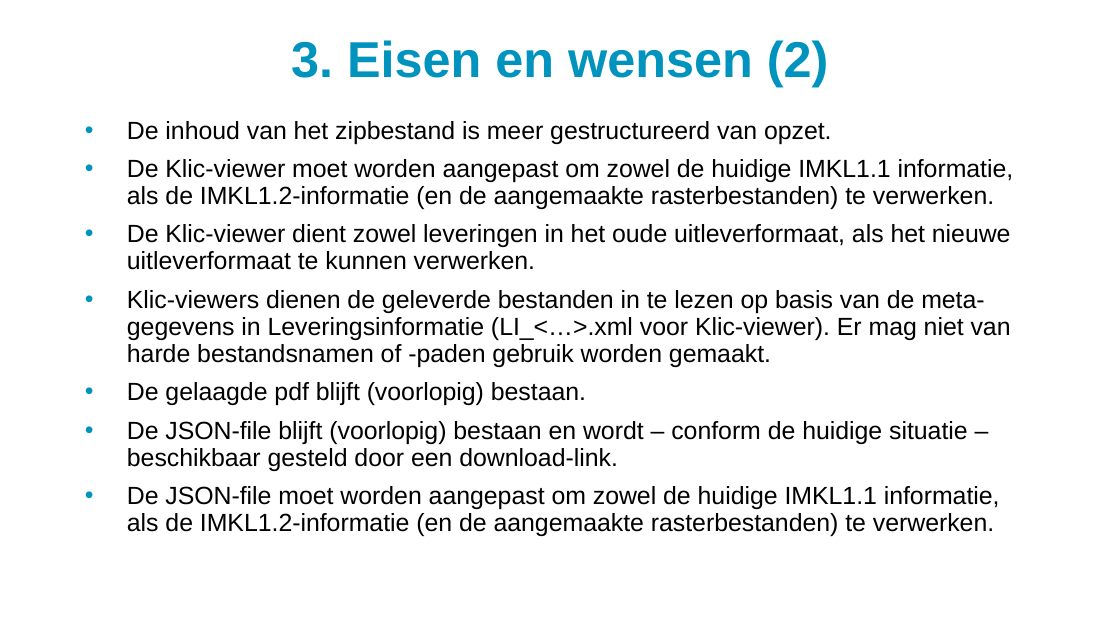
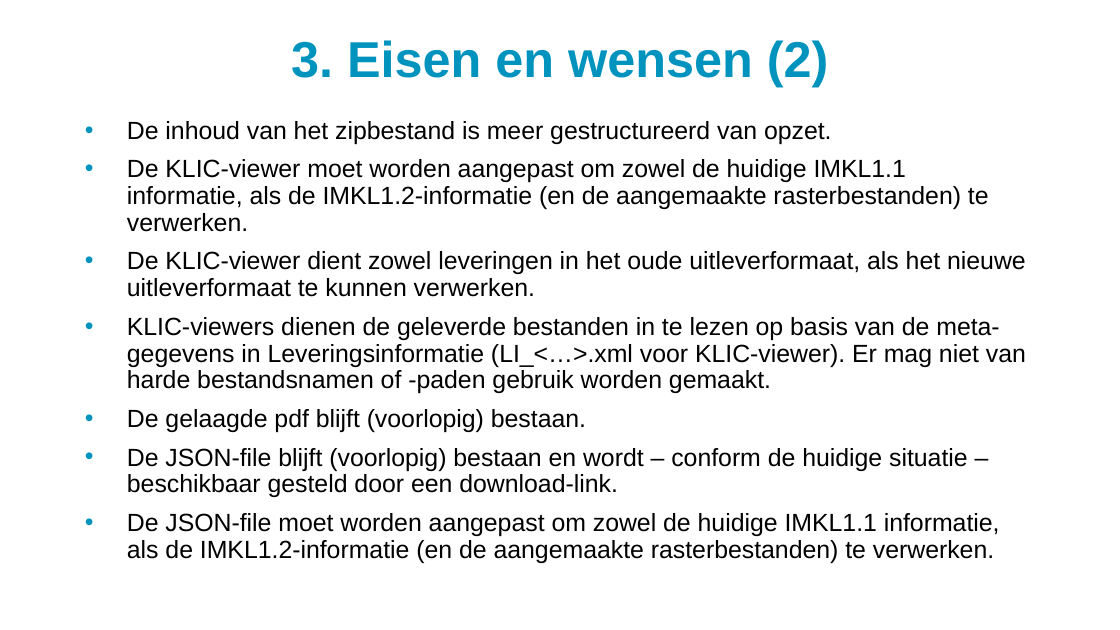
Before and after one commit to kadaster/klic-win, a slide deck: slide 9 of Uitleveren/WIBON levering - overgangsperiode.ppsx. Drawn at 1120x630 pixels with LibreOffice and Linux fonts; fonts in the diff are those of the drawing; background and template pictures are left out. Boxes give left, top, right and bottom in pixels: in the first picture for what was removed or moved away, otherwise in the second. Text is boxed around its words. In the diff, an @@ line names an element or a change of style, - is before the commit and + after.

```diff
--- a/Uitleveren/WIBON levering - overgangsperiode.ppsx
+++ b/Uitleveren/WIBON levering - overgangsperiode.ppsx
@@ text at (x1=127, y1=159, x2=1026, y2=393): text changed @@
-• De Klic-viewer moet worden aangepast om zowel de huidige IMKL1.1 informatie, als de IMKL1.2-informatie (en de aangemaakte rasterbestanden) te verwerken.
-• De Klic-viewer dient zowel leveringen in het oude uitleverformaat, als het nieuwe uitleverformaat te kunnen verwerken.
-• Klic-viewers dienen de geleverde bestanden in te lezen op basis van de meta-gegevens in Leveringsinformatie (LI_<…>.xml voor Klic-viewer). Er mag niet van harde bestandsnamen of -paden gebruik worden gemaakt.
+• De KLIC-viewer moet worden aangepast om zowel de huidige IMKL1.1 informatie, als de IMKL1.2-informatie (en de aangemaakte rasterbestanden) te verwerken.
+• De KLIC-viewer dient zowel leveringen in het oude uitleverformaat, als het nieuwe uitleverformaat te kunnen verwerken.
+• KLIC-viewers dienen de geleverde bestanden in te lezen op basis van de meta-gegevens in Leveringsinformatie (LI_<…>.xml voor KLIC-viewer). Er mag niet van harde bestandsnamen of -paden gebruik worden gemaakt.
```
Also in this commit, not shown: 11 other slides changed, 3 other files.
